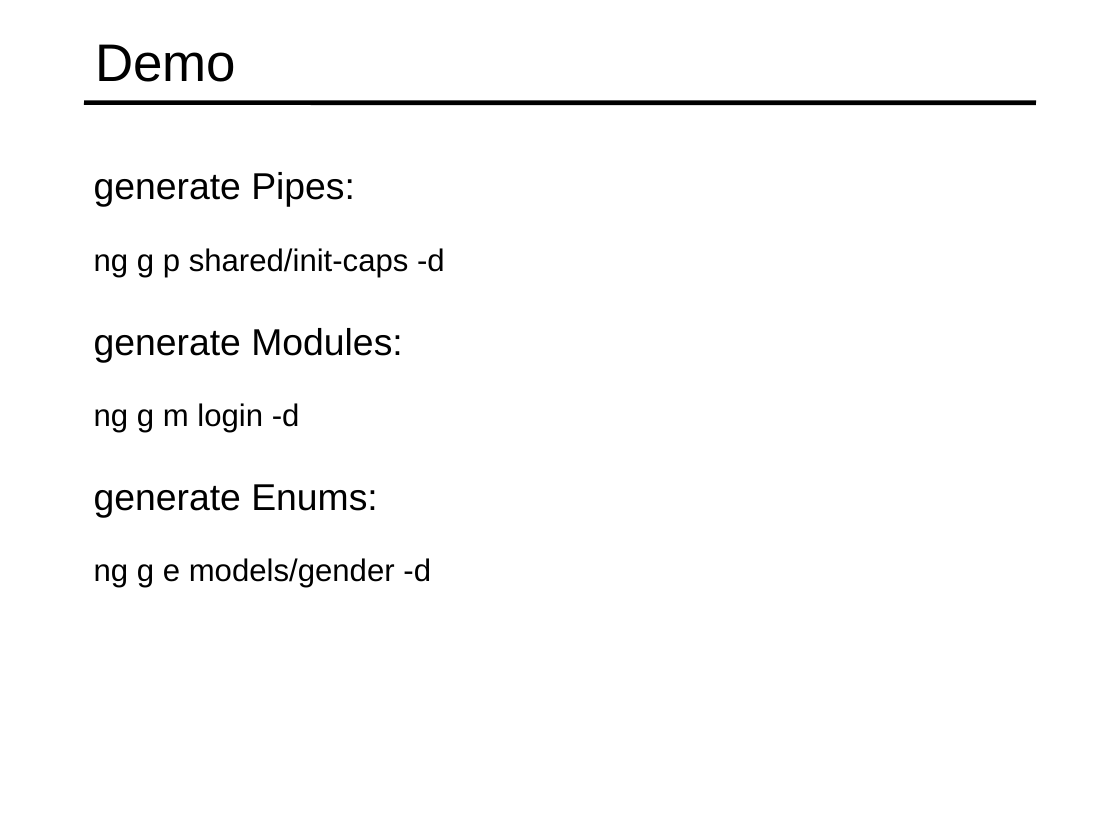
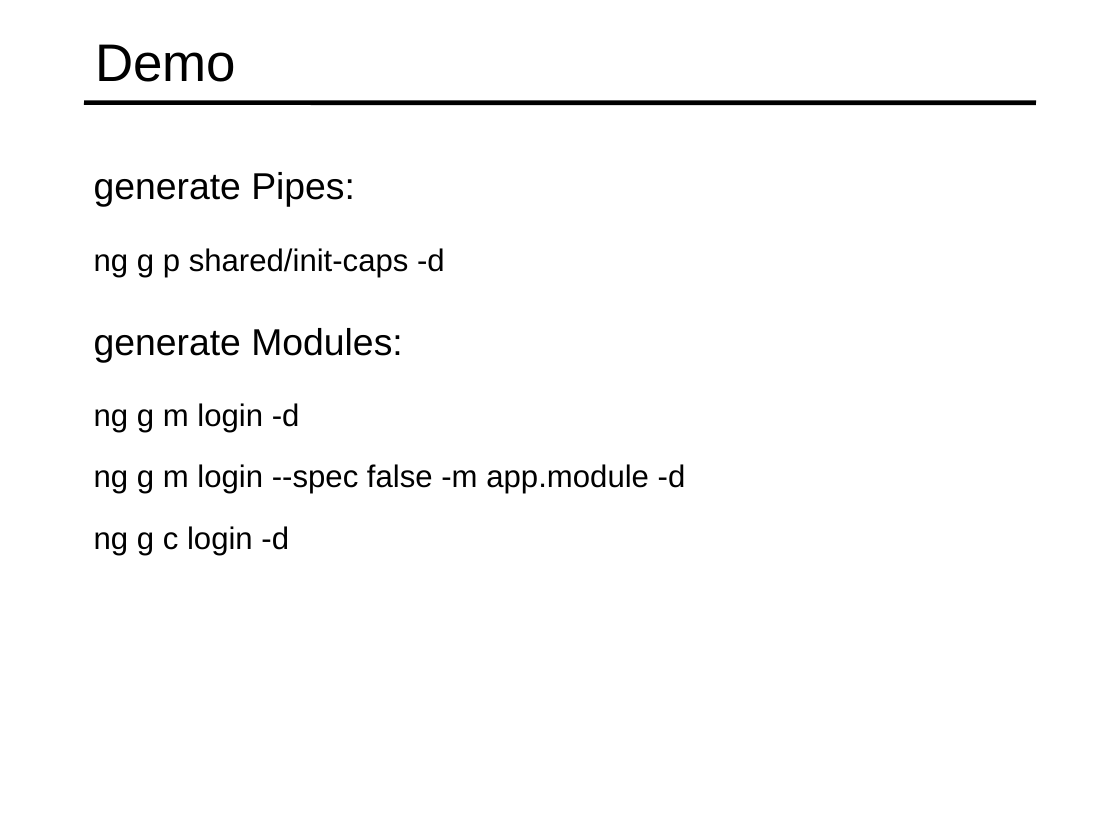
Before and after one commit to specter01wj/Jago_Link_Training, a slide deck: slide 12 of Angular/Angular7/Angular CLI/4.Generating Code from Blueprints/L4_Generating Code from Blueprints.ppt. Drawn at 1120x840 pixels with LibreOffice and Linux fonts; fonts in the diff are those of the drawing. Boxes give left, top, right and bottom in pixels: in the first picture for what was removed or moved away, otherwise in the second. Text is boxed around its words. In the diff, an @@ line names an element or a change of style, - is before the commit and + after.

Commit message:
09/05/2019 v1

```diff
--- a/Angular/Angular7/Angular CLI/4.Generating Code from Blueprints/L4_Generating Code from Blueprints.ppt
+++ b/Angular/Angular7/Angular CLI/4.Generating Code from Blueprints/L4_Generating Code from Blueprints.ppt
@@ text at [94,464,686,494]: text changed @@
-  ng g e models/gender -d
+  ng g m login --spec false -m app.module -d
@@ text at [94,526,289,555]: text changed; size 24 to 20 pt @@
-  generate Enums:
+  ng g c login -d
```
